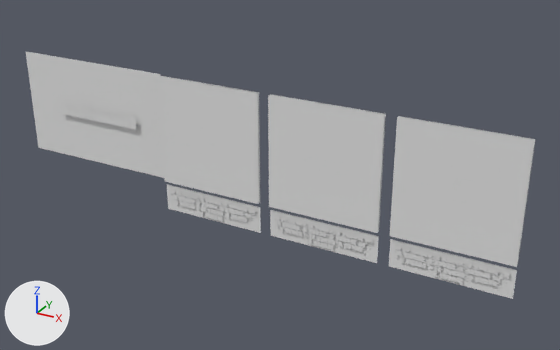
What one commit did to the glTF model Tests/Interactivity/math/rotate3d/glTF-Binary/rotate3d.glb.
One viewpoint serves both versions: a 50 mm camera at (3.57, -5.23, 2.42) aimed at (0.62, 0.13, -0.26). Arrows for +X, +Y and +Z are at lower left; the lights stay in place. Materials are left out; every surface is plain grey. Where no turn or scale is listed for an object, it has been applied to the vertices.

The older version as bpy lines, for what is in view:
```python
ob_fail_001 = bpy.data.objects.new('Fail.001', me_fail)
ob_fail_001.parent = ob_checkbox__a___1_00000__2_00000__3_00000___b___1_00000__0_00000__0_00000___c___0_50000____1_00000__3_19344__1_67390
ob_fail_001.location = (0.0, -0.5, 0.0)
ob_fail_001.rotation_euler = (0.0, 0.0, 3.142)  # degrees (0, 0, 180)
ob_fail_002 = bpy.data.objects.new('Fail.002', me_fail)
ob_fail_002.parent = ob_checkbox__a___1_00000__2_00000__3_00000___b___0_00000__0_00000__1_00000___c___0_50000____1_83643__1_27574__3_00000
ob_fail_002.location = (0.0, -0.5, 0.0)
ob_fail_002.rotation_euler = (0.0, 0.0, 3.142)  # degrees (0, 0, 180)
ob_label_001 = bpy.data.objects.new('Label.001', me_label_001)
ob_label_001.location = (1.095, -0.015, -0.663)
ob_pass_001 = bpy.data.objects.new('Pass.001', me_pass)
ob_pass_001.parent = ob_checkbox__a___1_00000__2_00000__3_00000___b___1_00000__0_00000__0_00000___c___0_50000____1_00000__3_19344__1_67390
ob_pass_001.location = (0.0, 0.0, 0.0)
ob_pass_001.rotation_euler = (0.0, 0.0, 3.142)  # degrees (0, 0, 180)
ob_pass_002 = bpy.data.objects.new('Pass.002', me_pass)
ob_pass_002.parent = ob_checkbox__a___1_00000__2_00000__3_00000___b___0_00000__0_00000__1_00000___c___0_50000____1_83643__1_27574__3_00000
ob_pass_002.location = (0.0, 0.0, 0.0)
ob_pass_002.rotation_euler = (0.0, 0.0, 3.142)  # degrees (0, 0, 180)
ob_quad = bpy.data.objects.new('Quad', me_quad)
ob_quad.location = (-1.325, 0.037, 0.0)
ob_quad_002 = bpy.data.objects.new('Quad.002', me_quad_001)
ob_quad_002.parent = ob_checkbox__a___1_00000__2_00000__3_00000___b___1_00000__0_00000__0_00000___c___0_50000____1_00000__3_19344__1_67390
ob_quad_002.location = (0.0, 0.0, -0.663)
ob_quad_002.rotation_euler = (0.0, 0.0, -3.142)  # degrees (0, 0, -180)
ob_quad_002.scale = (1.0, 0.1, 0.251)
ob_waiting_001 = bpy.data.objects.new('Waiting.001', me_waiting)
ob_waiting_001.parent = ob_checkbox__a___1_00000__2_00000__3_00000___b___1_00000__0_00000__0_00000___c___0_50000____1_00000__3_19344__1_67390
ob_waiting_001.location = (0.0, 0.0, 0.0)
ob_waiting_001.rotation_euler = (0.0, 0.0, 3.142)  # degrees (0, 0, 180)
ob_waiting_002 = bpy.data.objects.new('Waiting.002', me_waiting)
ob_waiting_002.parent = ob_checkbox__a___1_00000__2_00000__3_00000___b___0_00000__0_00000__1_00000___c___0_50000____1_83643__1_27574__3_00000
ob_waiting_002.location = (0.0, 0.0, 0.0)
ob_waiting_002.rotation_euler = (0.0, 0.0, 3.142)  # degrees (0, 0, 180)
# also in view: 'Label.002' at (2.19, -0.02, -0.67); 'CaseLabel_math/rotate3d' at (-1.16, 0.0, 0.0); 'Quad.003' at (2.2, 0.0, -0.66); 'Quad.001' at (0.0, 0.0, -0.66); 'Label' at (-0.01, -0.02, -0.67)
```
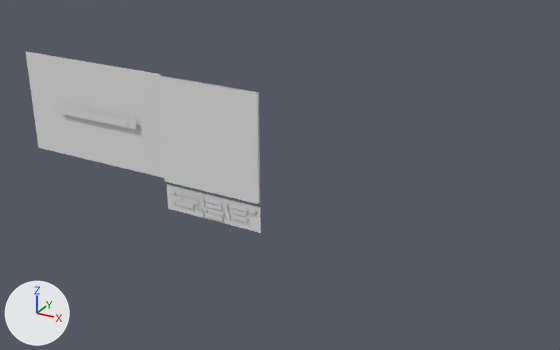
Location of each change, [x1, y1, x2, y2] in pixels of the pictures (560 x 350 px):
'Fail.002', deleted
    before: [390, 117, 535, 267]
'Fail.001', deleted
    before: [268, 95, 384, 233]
'Quad.003', deleted
    before: [389, 239, 517, 299]
'Quad.002', deleted
    before: [270, 210, 379, 263]
'Label.002', deleted
    before: [393, 244, 510, 288]
'Label.001', deleted
    before: [273, 214, 373, 253]
'Pass.001', deleted
    before: [270, 94, 386, 232]
'Pass.002', deleted
    before: [398, 116, 535, 266]
'Waiting.001', deleted
    before: [281, 96, 386, 226]
'Waiting.002', deleted
    before: [399, 116, 535, 265]

The change in detail:
Object 'Fail.001' (ob_fail_001) is deleted.
Object 'Pass.001' (ob_pass_001) is deleted.
Object 'Waiting.001' (ob_waiting_001) is deleted.
Object 'Label.001' (ob_label_001) is deleted.
Object 'Quad.002' (ob_quad_002) is deleted.
Object 'Fail.002' (ob_fail_002) is deleted.
Object 'Pass.002' (ob_pass_002) is deleted.
Object 'Waiting.002' (ob_waiting_002) is deleted.
Object 'Label.002' (ob_label_002) is deleted.
Object 'Quad.003' (ob_quad_003) is deleted.
